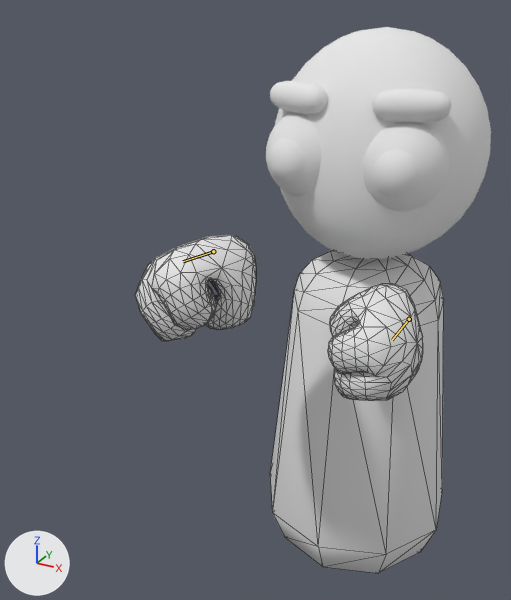
An edit to the glTF model src/features/player/assets/models/simple/guy.glb, drawn before and after from the same camera.
Rendered twice from a 50 mm camera at (0.622, -1.806, 1.67) aimed at (-0.165, -0.373, 0.953). Arrows for +X, +Y and +Z are at lower left; the lights stay in place. The picture after the commit comes second. Both versions are drawn at frame 6 of the action 'fists_up_punch_right'; the numbers are the values there. The bones that change are drawn over the model as lines. Mesh edges are drawn as thin lines on the coarser meshes.

In view in the first picture: 'Body', 'Hands', 'Head'.
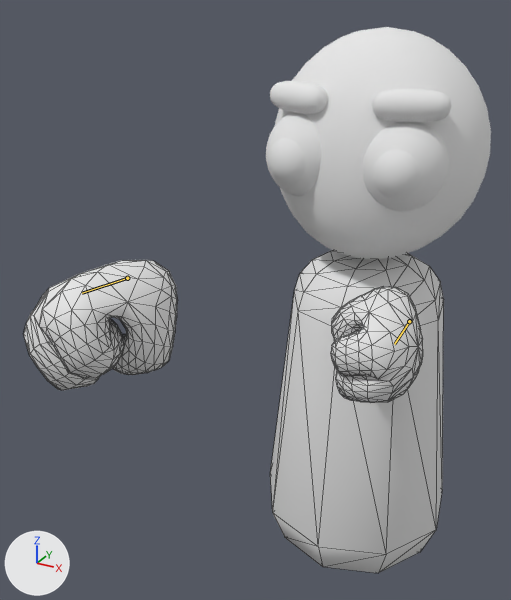
Changed parts and their boxes (x1, y1, x2, y2) in the pictures (511 x 600 px):
'Hands', posed (39% wider, 14% shorter)
    before: (135, 235, 423, 401)
    after: (23, 260, 423, 403)
bone 'Hand.L', root to tip
    before: (409, 319) to (392, 340)
    after: (409, 321) to (394, 344)
bone 'Hand.R', root to tip
    before: (213, 251) to (183, 261)
    after: (127, 278) to (82, 293)

The edits, one by one:
Bone 'Hand.L' (bone_hand_l) moves from (0.172, 0.175, -0.23) to (0.157, 0.147, -0.236).
Bone 'Hand.L' (bone_hand_l) turns from (6, -66, 1) to (12, -68, -3) degrees about its own x, y and z.
Bone 'Hand.R' (bone_hand_r) moves from (-0.305, 0.395, -0.189) to (-0.31, 0.74, -0.2).
Bone 'Hand.R' (bone_hand_r) turns from (-2, 25, 0) to (-2, 24, 0) degrees about its own x, y and z.
